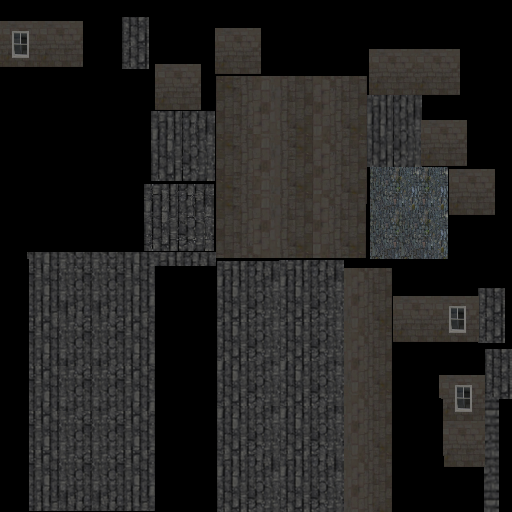
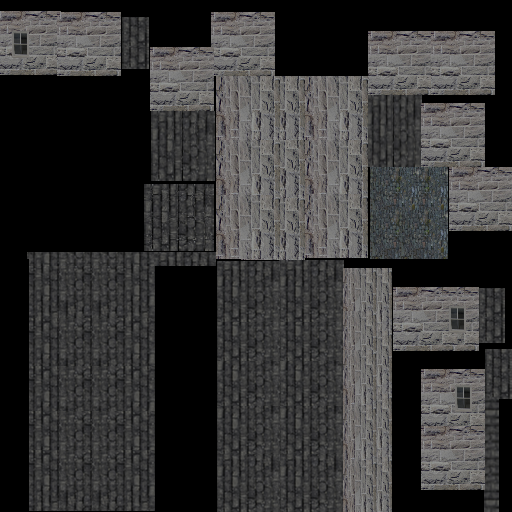
Comparing the layer stacks of the two (512, 512) images. Changes:
added layer "Layer 6" (1st of 2) above "Layer 6" over [0, 11, 512, 512]
hid "Layer 6" (2nd of 2) over [0, 21, 495, 512]
